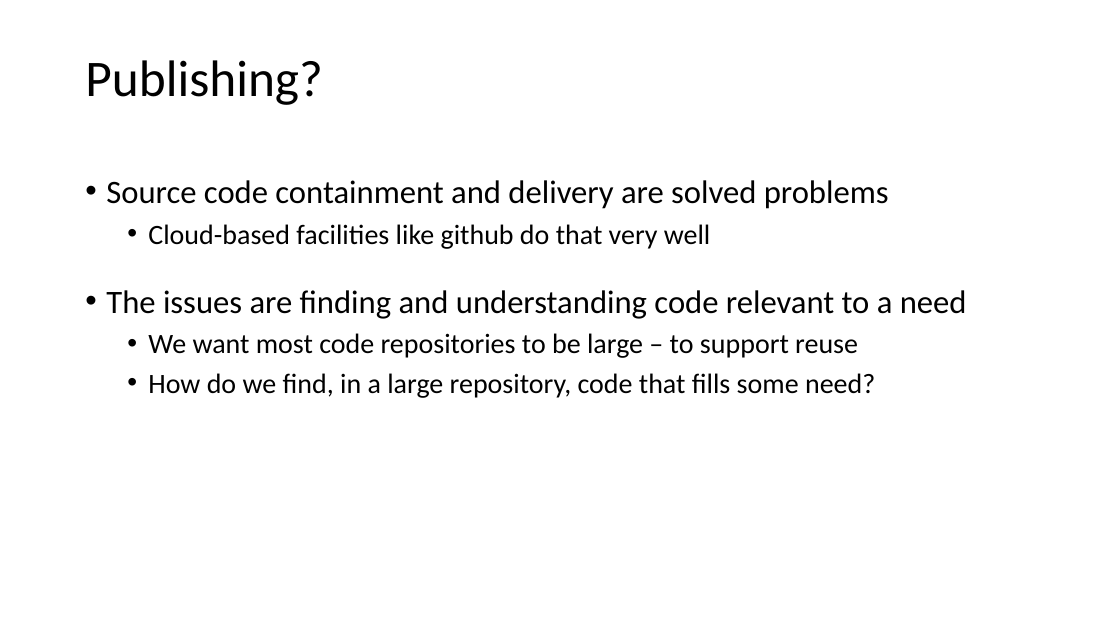
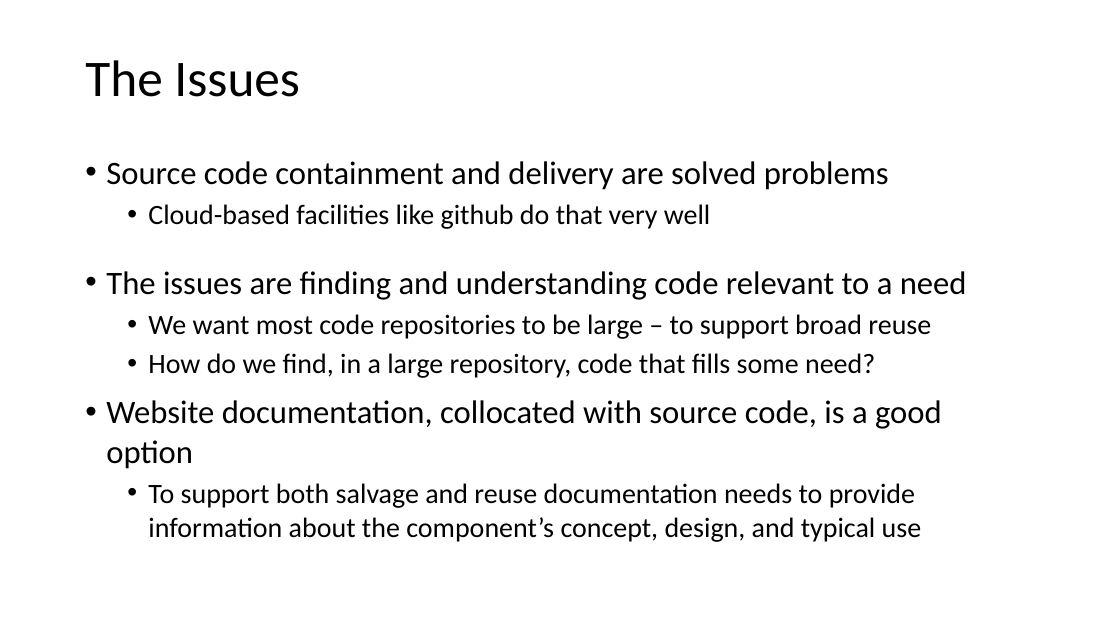
Before and after one commit to JimFawcett/JimFawcett.github.io, a slide deck: slide 10 of Resources/PublishingSourceCode.pptx (slide 3 before the commit). Drawn at 1120x630 pixels with LibreOffice and Linux fonts; fonts in the diff are those of the drawing. Boxes give left, top, right and bottom in pixels: in the first picture for what was removed or moved away, otherwise in the second. Text is boxed around its words. In the diff, an @@ line names an element or a change of style, - is before the commit and + after.

```diff
--- a/Resources/PublishingSourceCode.pptx
+++ b/Resources/PublishingSourceCode.pptx
@@ title at (85,60,300,97): text changed @@
-Publishing?
+The Issues
@@ text "Source code containment and delivery ...": place and size @@
-text "Source code containment and delivery ..." at (106,180,967,398)
+text "Source code containment and delivery ..." at (106,161,967,542)
@@ text at (148,314,931,339): text changed @@
-  • We want most code repositories to be large – to support reuse
+  • We want most code repositories to be large – to support broad reuse
@@ text at (106,400,942,542): paragraphs added @@
+• Website documentation, collocated with source code, is a good option
+  • To support both salvage and reuse documentation needs to provide information about the component’s concept, design, and typical use
```
Also in this commit, not shown: 2 other slides changed, 8 slides added.
